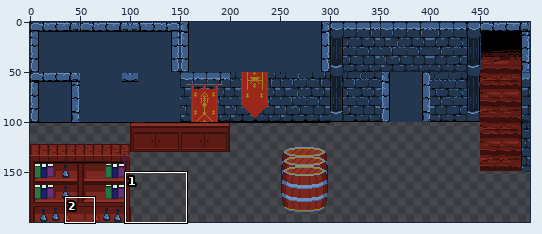
Two states of a pixel-art file, vince_mckeown/RPG/images/dungeonWalls.aseprite. The picture above shows the old version from afar; the outline marks the close-up.
Close-up. Before the edit:
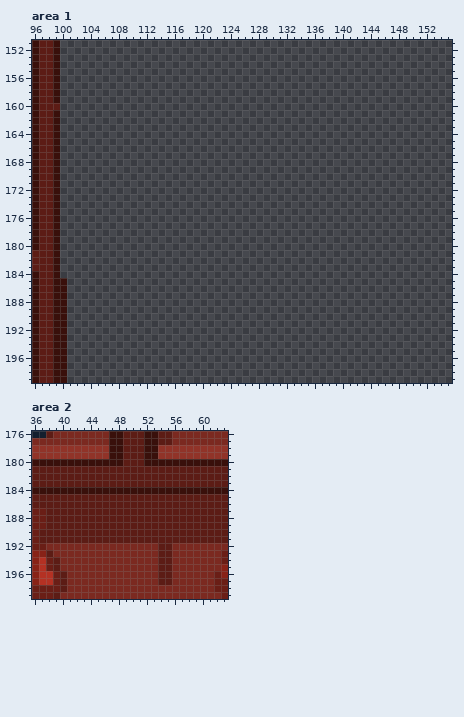
500x200 pixels, 1 frame. Colours within 5 levels of each other are drawn and written as one. Shown: area 1: x 96..155, y 151..199; area 2: x 36..63, y 176..199.
Once edited:
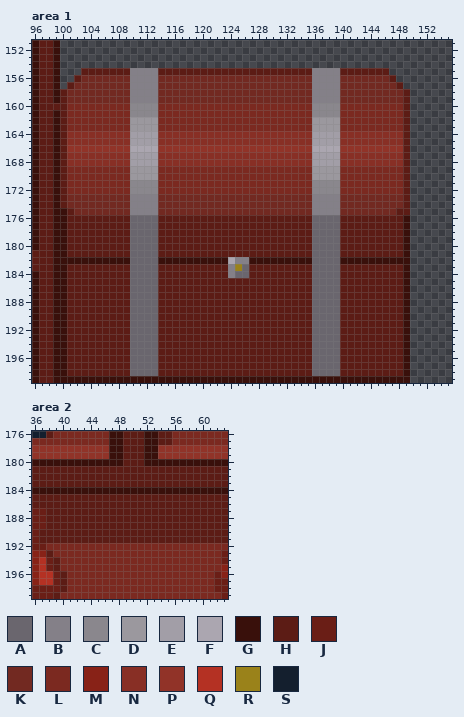
Palette (. is transparent): A #6a666e  B #848088  C #8a878d  D #9b989e  E #a29ea7  F #aba6b0  G #39100b  H #5c1c15  J #6a1e16  K #722921  L #7b2920  M #882217  N #882f25  P #913328  Q #b43123  R #9a821a  S #141f2e
Edits made:
Area 1, layer "Layer 1":
y 155: x 103..146 ............................................ -> HHHHHHHBBBBHHHHHHHHHHHHHHHHHHHHHHBBBBHHHHHHH
y 156: x 102..147 .............................................. -> HKKKKKKKBBBBKKKKKKKKKKKKKKKKKKKKKKBBBBKKKKKKKH
y 157: x 101..148 ................................................ -> HKKKKKKKKBBBBKKKKKKKKKKKKKKKKKKKKKKBBBBKKKKKKKKH
y 158..159: x 100..149 .................................................. -> HKKKKKKKKKBBBBKKKKKKKKKKKKKKKKKKKKKKBBBBKKKKKKKKKH
y 160..161: x 100..149 .................................................. -> HLLLLLLLLLCCCCLLLLLLLLLLLLLLLLLLLLLLCCCCLLLLLLLLLH
y 162..163: x 100..149 .................................................. -> HLLLLLLLLLDDDDLLLLLLLLLLLLLLLLLLLLLLDDDDLLLLLLLLLH
y 164..165: x 100..149 .................................................. -> HNNNNNNNNNEEEENNNNNNNNNNNNNNNNNNNNNNEEEENNNNNNNNNH
y 166: x 100..149 .................................................. -> HPPPPPPPPPFFFFPPPPPPPPPPPPPPPPPPPPPPFFFFPPPPPPPPPH
y 167..168: x 100..149 .................................................. -> HNNNNNNNNNEEEENNNNNNNNNNNNNNNNNNNNNNEEEENNNNNNNNNH
y 169..170: x 100..149 .................................................. -> HLLLLLLLLLDDDDLLLLLLLLLLLLLLLLLLLLLLDDDDLLLLLLLLLH
y 171..172: x 100..149 .................................................. -> HLLLLLLLLLCCCCLLLLLLLLLLLLLLLLLLLLLLCCCCLLLLLLLLLH
y 173..174: x 100..149 .................................................. -> HKKKKKKKKKBBBBKKKKKKKKKKKKKKKKKKKKKKBBBBKKKKKKKKKH
y 175: x 100..149 .................................................. -> GHKKKKKKKKBBBBKKKKKKKKKKKKKKKKKKKKKKBBBBKKKKKKKKHH
y 176..181: x 100..149 .................................................. -> GHHHHHHHHHAAAAHHHHHHHHHHHHHHHHHHHHHHAAAAHHHHHHHHHG
y 182: x 100..149 .................................................. -> GGGGGGGGGGAAAAGGGGGGGGGGFBBGGGGGGGGGAAAAGGGGGGGGGG
y 183: x 100..149 .................................................. -> GHHHHHHHHHAAAAHHHHHHHHHHBRAHHHHHHHHHAAAAHHHHHHHHHG
y 184: x 100..149 .................................................. -> GHHHHHHHHHAAAAHHHHHHHHHHBAAHHHHHHHHHAAAAHHHHHHHHHG
y 185..198: x 101..149 ................................................. -> HHHHHHHHHAAAAHHHHHHHHHHHHHHHHHHHHHHAAAAHHHHHHHHHG
y 199: x 101..149 ................................................. -> GGGGGGGGGGGGGGGGGGGGGGGGGGGGGGGGGGGGGGGGGGGGGGGGG
Area 2, layer "Layer 1":
y 192..197: x 54..55 HH -> LL
